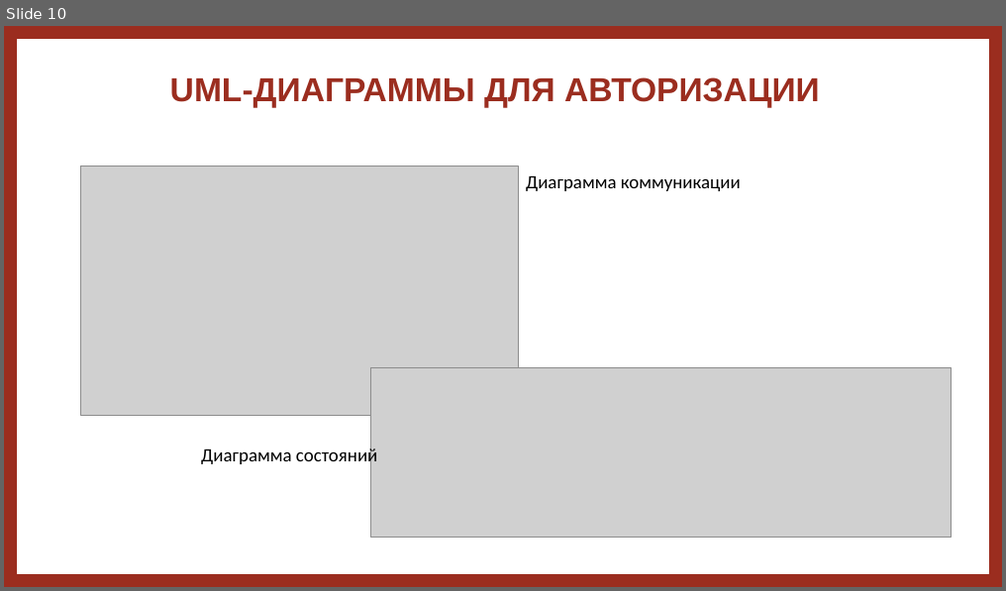
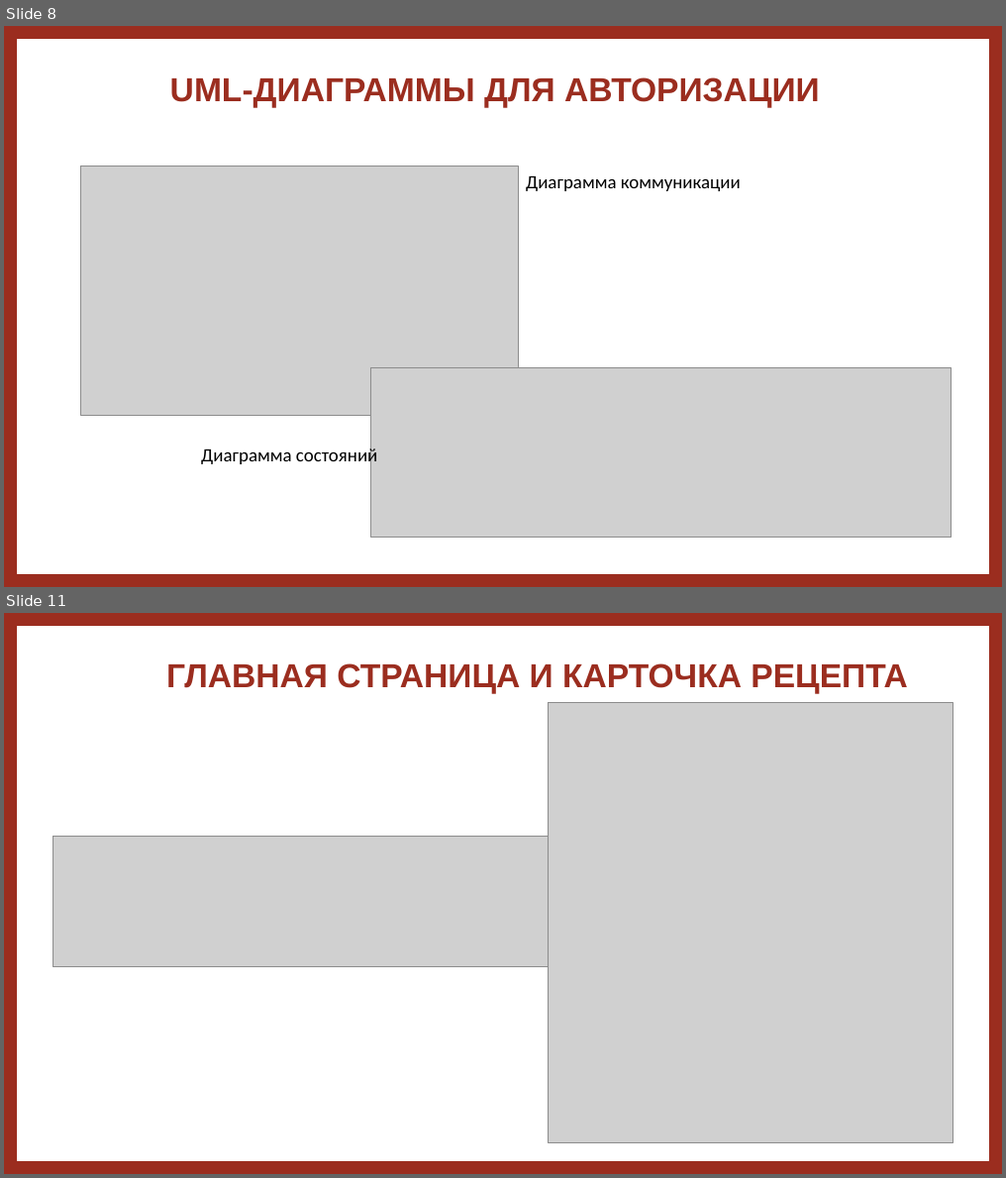
Before and after one commit to dex1fy/RecipeWebsite.EducationalPractice, a slide deck: документы/ЗащитаУП.pptx. Shown one above the other, each under a label of ours: slide 10 before the commit, slides 8 and 11 after it; the slides between them are not shown. The pictures are 1006x591 and 1006x1178 pixels, drawn with LibreOffice and Linux fonts; fonts in the diff are those of the drawing; grey boxes stand for pictures. Boxes give left, top, right and bottom in pixels: in the first picture for what was removed or moved away, otherwise in the second. Text is boxed around its words. In the diff, an @@ line names an element or a change of style, - is before the commit and + after.

```diff
--- a/документы/ЗащитаУП.pptx
+++ b/документы/ЗащитаУП.pptx
@@ slide 11 added at box(4, 613, 1002, 1174), background #FFFFFF @@
@@ frame added at box(4, 613, 1002, 1174), fill #9B2D1F, outline #9B2D1F 1 pt @@
@@ title added at box(166, 663, 908, 694), 32 pt, text #9B2D1F, bold @@
+ГЛАВНАЯ СТРАНИЦА И КАРТОЧКА РЕЦЕПТА
@@ picture added at box(548, 703, 953, 1143) @@
@@ picture added at box(53, 836, 567, 967) @@
@@ what was slide 10 is now slide 8 @@
```
Also in this commit, not shown: 1 slide changed, 3 other slides added, 1 other file.
